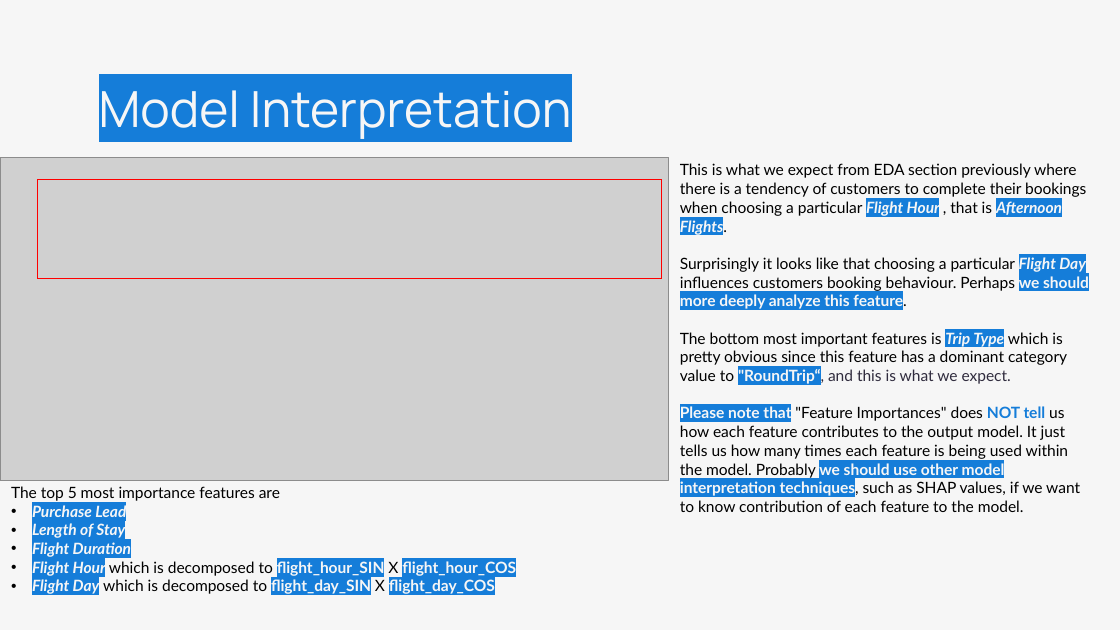
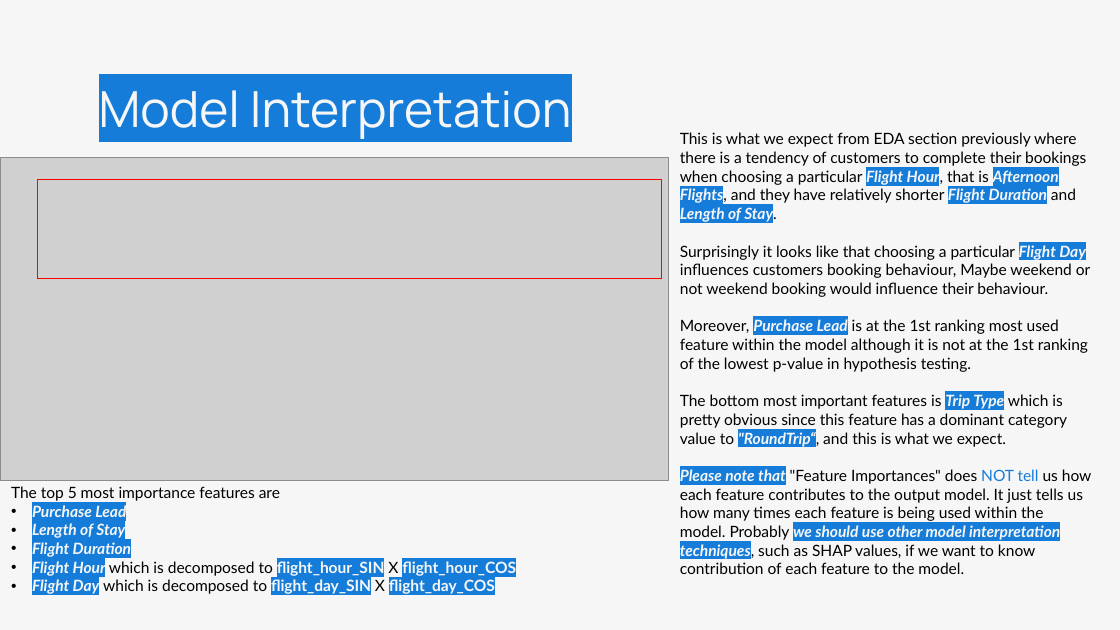
Before and after one commit to dstito/Exploring-Customer-Experience-and-Predicting-Customer-Booking-Behaviour, a slide deck: slide 17 of PPT 2 - Predicting Customer Booking Behaviour with British Airways.pptx. Drawn at 1120x630 pixels with LibreOffice and Linux fonts; fonts in the diff are those of the drawing; grey boxes stand for pictures. Boxes give left, top, right and bottom in pixels: in the first picture for what was removed or moved away, otherwise in the second. Text is boxed around its words. In the diff, an @@ line names an element or a change of style, - is before the commit and + after.

```diff
--- a/PPT 2 - Predicting Customer Booking Behaviour with British Airways.pptx
+++ b/PPT 2 - Predicting Customer Booking Behaviour with British Airways.pptx
@@ text "This is what we expect ..." moved from (x1=680, y1=163, x2=1089, y2=512) to (x1=680, y1=132, x2=1092, y2=574) @@
@@ text at (x1=680, y1=132, x2=1090, y2=372): text changed @@
-This is what we expect from EDA section previously where there is a tendency of customers to complete their bookings when choosing a particular Flight Hour , that is Afternoon Flights.
-Surprisingly it looks like that choosing a particular Flight Day influences customers booking behaviour. Perhaps we should more deeply analyze this feature.
+This is what we expect from EDA section previously where there is a tendency of customers to complete their bookings when choosing a particular Flight Hour, that is Afternoon Flights, and they have relatively shorter Flight Duration and Length of Stay.
+Surprisingly it looks like that choosing a particular Flight Day influences customers booking behaviour, Maybe weekend or not weekend booking would influence their behaviour.
+Moreover, Purchase Lead is at the 1st ranking most used feature within the model although it is not at the 1st ranking of the lowest p-value in hypothesis testing.
@@ text at (x1=680, y1=394, x2=1092, y2=574): text colour #302C3E to #000000 in ""RoundTrip“, and this is what we expect."; italic on in ""RoundTrip“,", "Please note that we should use other ..."; bold off in "NOT tell" @@
```
Also in this commit, not shown: 1 other slide changed, 1 other file.
